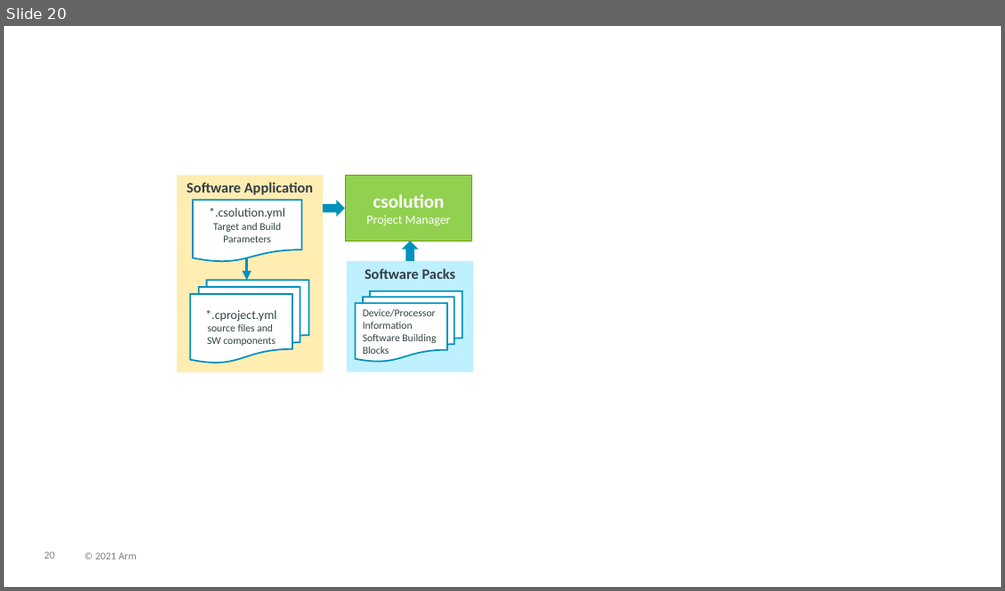
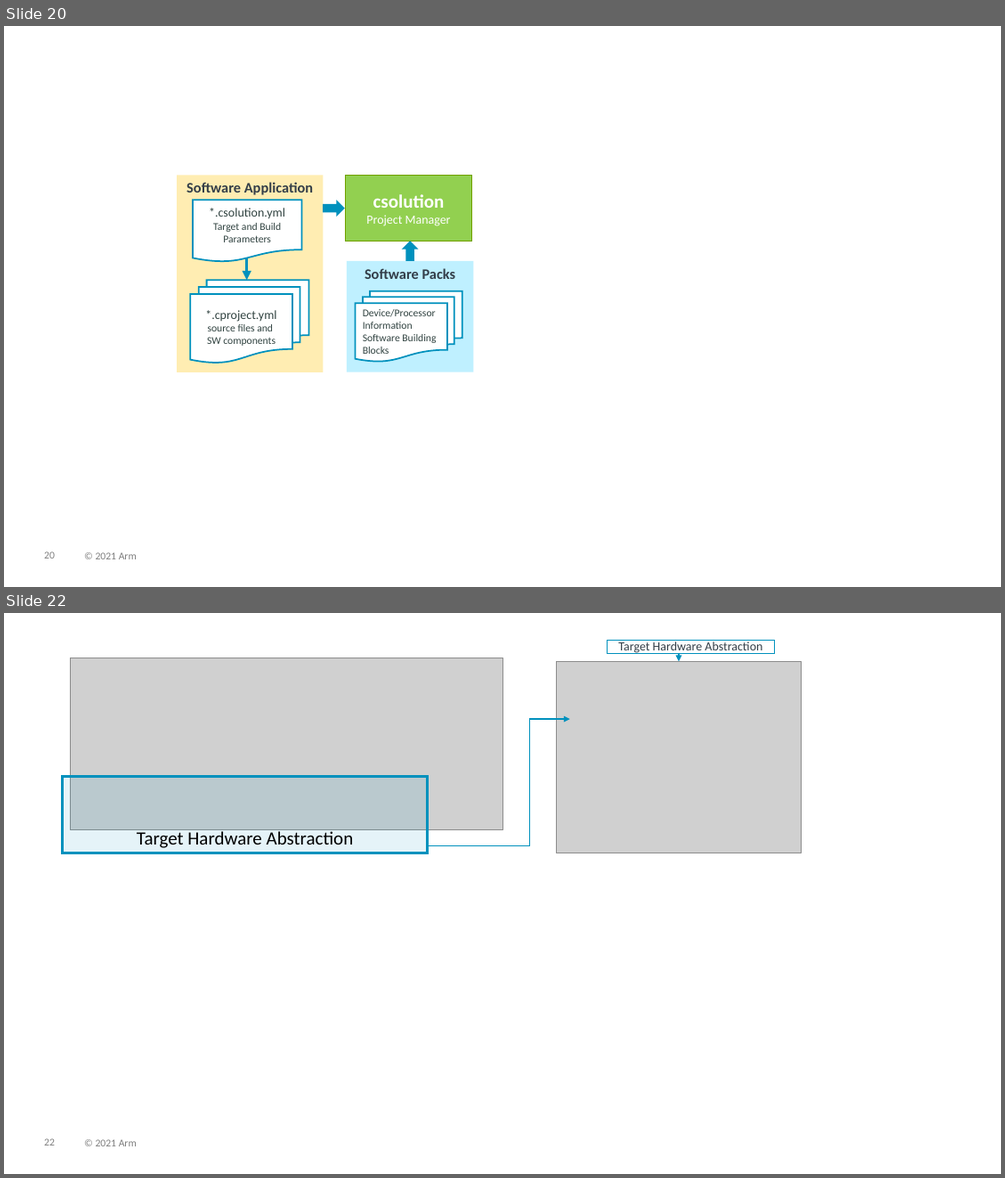
Before and after one commit to Open-CMSIS-Pack/devtools, a slide deck: tools/projmgr/docs/Manual/images/overview.pptx. Shown one above the other, each under a label of ours: slide 20 before the commit, slides 20 and 22 after it; the slides between them are not shown. The pictures are 1005x591 and 1005x1178 pixels, drawn with LibreOffice and Linux fonts; fonts in the diff are those of the drawing; grey boxes stand for pictures. Boxes give left, top, right and bottom in pixels: in the first picture for what was removed or moved away, otherwise in the second. Text is boxed around its words. In the diff, an @@ line names an element or a change of style, - is before the commit and + after.

```diff
--- a/tools/projmgr/docs/Manual/images/overview.pptx
+++ b/tools/projmgr/docs/Manual/images/overview.pptx
@@ slide 22 added at bbox=[4, 613, 1001, 1174], background #FFFFFF; not listed: 2 template elements that a slide beside it also shows @@
@@ picture added at bbox=[71, 657, 502, 831] @@
@@ picture added at bbox=[557, 662, 801, 853] @@
@@ rectangle added at bbox=[607, 640, 775, 653], fill #FFFFFF, outline #0091BD 0.75 pt, 12 pt, text #333E48 @@
+Target Hardware Abstraction
@@ arrow added from (679, 645) to (679, 662), #0091BD 1 pt @@
@@ elbow arrow added from (428, 845) to (570, 719), #0091BD 1 pt @@
@@ rectangle added at bbox=[63, 776, 428, 852], fill #0091BD at 10% opacity, outline #0091BD 2.25 pt, 18 pt, text #000000 @@
+Target Hardware Abstraction
```
Also in this commit, not shown: 1 other slide added, 5 other files.
